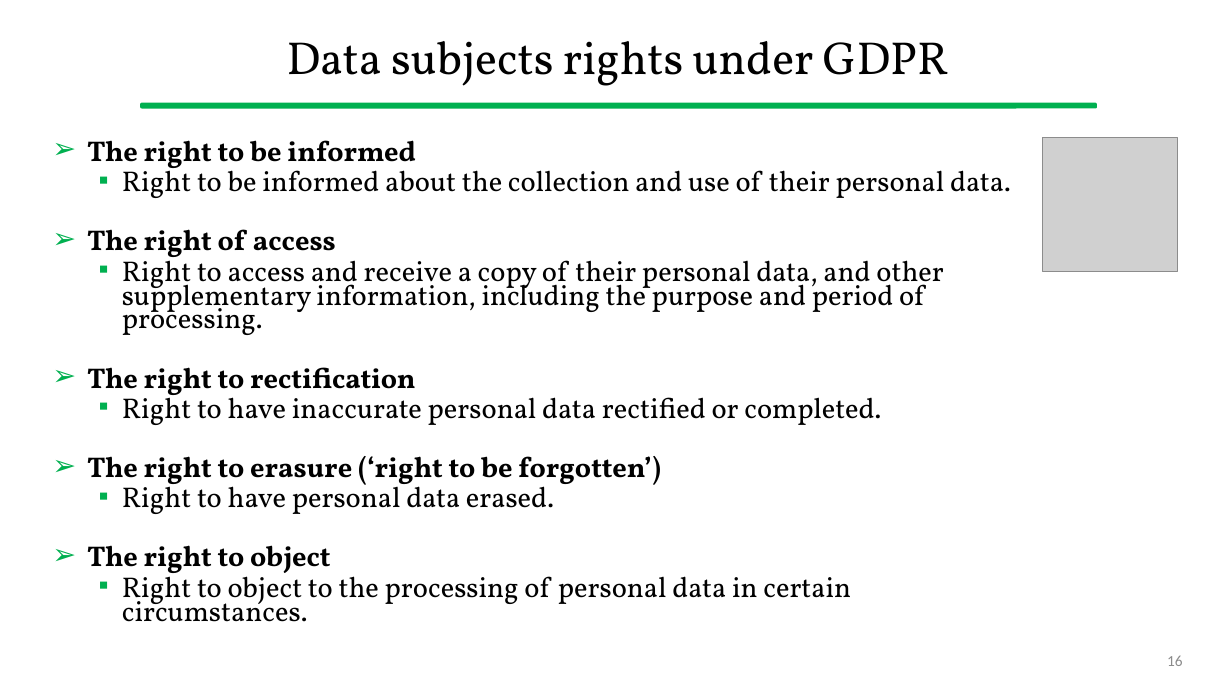
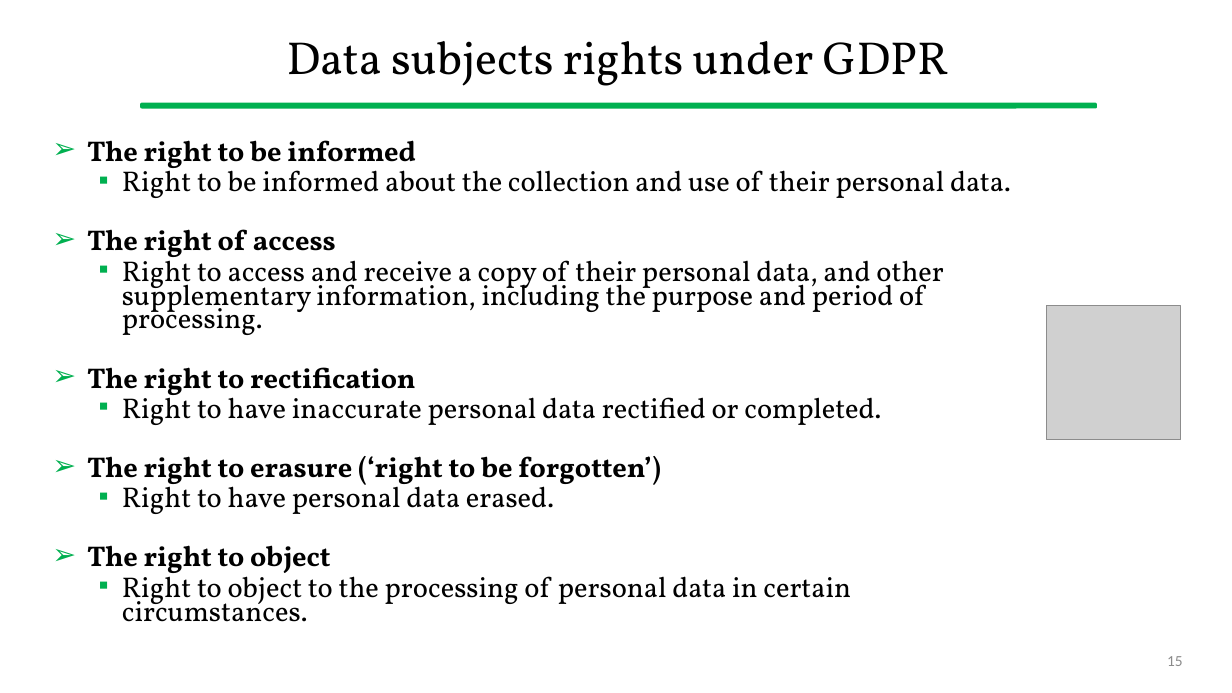
Before and after one commit to gcappon/bwthw, a slide deck: slide 15 of theory_12-regulation_on_data_protection/theory_12-regulation_on_data_protection.pptx (slide 16 before the commit). Drawn at 1232x693 pixels with LibreOffice and Linux fonts; fonts in the diff are those of the drawing; grey boxes stand for pictures. Boxes give left, top, right and bottom in pixels: in the first picture for what was removed or moved away, otherwise in the second. Text is boxed around its words. In the diff, an @@ line names an element or a change of style, - is before the commit and + after.

```diff
--- a/theory_12-regulation_on_data_protection/theory_12-regulation_on_data_protection.pptx
+++ b/theory_12-regulation_on_data_protection/theory_12-regulation_on_data_protection.pptx
@@ picture: place and size @@
-picture at [1043, 138, 1177, 272]
+picture at [1046, 306, 1180, 440]
@@ page number at [1167, 656, 1183, 666]: text changed @@
-16
+15
```
Also in this commit, not shown: 7 other slides changed, 2 slides removed, 1 other file.
